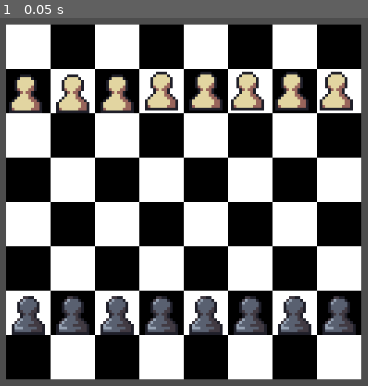
Above: before the commit, frame 1.
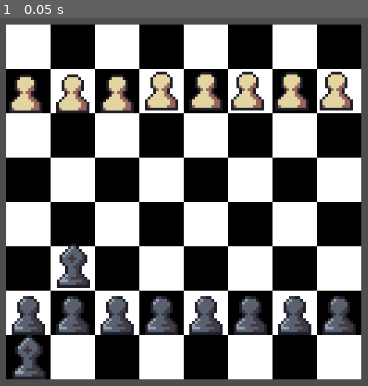
Above: after the commit, the same moment.

Repository: DanuNanu/DeckMate
Game: Godot game, scene res://scenes/deck_mate.tscn
Same seed, same stepped clock (60 frames per second), same inputs: the game is played once before the commit and once after it. Before the commit the project starts from res://deck_mate.tscn.
Inputs:
- Up to frame 1 (0.05 s): no input

The runs differ from the first frame. In frame 1, 1.5% of the frame differs, in the area x 3-25%, y 61-99%.

Commit message:
added abstract bishop scene and black bishop scene

Diff:
--- a/deck_mate.tscn
+++ /dev/null
@@ -1,83 +0,0 @@
-[gd_scene load_steps=5 format=3 uid="uid://c6aqk0ppdhd17"]
-
-[ext_resource type="PackedScene" uid="uid://c7g7o7xku154v" path="res://scenes/tile_map.tscn" id="1_alym6"]
-[ext_resource type="Script" path="res://scripts/board.gd" id="1_i676r"]
-[ext_resource type="PackedScene" uid="uid://bjriwkg1e4yoo" path="res://scenes/white_pawn.tscn" id="3_av32g"]
-[ext_resource type="PackedScene" uid="uid://b7q3nq7ocivfp" path="res://scenes/black_pawn.tscn" id="3_wqiw7"]
-
-[node name="DeckMate" type="Node2D"]
-script = ExtResource("1_i676r")
-
-[node name="TileMap" parent="." instance=ExtResource("1_alym6")]
-position = Vector2(0, -1)
-
-[node name="Camera2D" type="Camera2D" parent="."]
-position = Vector2(65, 65)
-zoom = Vector2(4, 4)
-
-[node name="white_pawn3" parent="." instance=ExtResource("3_av32g")]
-position = Vector2(7, 23)
-position_on_grid = Vector2i(0, 1)
-
-[node name="white_pawn2" parent="." instance=ExtResource("3_av32g")]
-position = Vector2(24, 23)
-position_on_grid = Vector2i(1, 1)
-
-[node name="white_pawn" parent="." instance=ExtResource("3_av32g")]
-position = Vector2(40, 23)
-position_on_grid = Vector2i(2, 1)
-
-[node name="white_pawn4" parent="." instance=ExtResource("3_av32g")]
-position = Vector2(56, 22)
-position_on_grid = Vector2i(3, 1)
-
-[node name="white_pawn5" parent="." instance=ExtResource("3_av32g")]
-position = Vector2(72, 22)
-position_on_grid = Vector2i(4, 1)
-
-[node name="white_pawn6" parent="." instance=ExtResource("3_av32g")]
-position = Vector2(87, 22)
-position_on_grid = Vector2i(5, 1)
-
-[node name="white_pawn8" parent="." instance=ExtResource("3_av32g")]
-position = Vector2(119, 22)
-position_on_grid = Vector2i(7, 1)
-
-[node name="white_pawn7" parent="." instance=ExtResource("3_av32g")]
-position = Vector2(103, 22)
-position_on_grid = Vector2i(6, 1)
-
-[node name="black_pawn7" parent="." instance=ExtResource("3_wqiw7")]
-position = Vector2(120, 103)
-position_on_grid = Vector2i(7, 6)
-
-[node name="black_pawn6" parent="." instance=ExtResource("3_wqiw7")]
-position = Vector2(104, 103)
-position_on_grid = Vector2i(6, 6)
-
-[node name="black_pawn5" parent="." instance=ExtResource("3_wqiw7")]
-position = Vector2(88, 103)
-position_on_grid = Vector2i(5, 6)
-
-[node name="black_pawn4" parent="." instance=ExtResource("3_wqiw7")]
-position = Vector2(72, 103)
-position_on_grid = Vector2i(4, 6)
-
-[node name="black_pawn3" parent="." instance=ExtResource("3_wqiw7")]
-position = Vector2(56, 103)
-position_on_grid = Vector2i(3, 6)
-
-[node name="black_pawn2" parent="." instance=ExtResource("3_wqiw7")]
-position = Vector2(40, 103)
-position_on_grid = Vector2i(2, 6)
-
-[node name="Black_pawn" parent="." instance=ExtResource("3_wqiw7")]
-position = Vector2(8, 103)
-position_on_grid = Vector2i(0, 6)
-
-[node name="black_pawn" parent="." instance=ExtResource("3_wqiw7")]
-position = Vector2(24, 103)
-position_on_grid = Vector2i(1, 6)
-
-[connection signal="ready" from="TileMap" to="." method="_on_tile_map_ready"]
-[connection signal="ready" from="TileMap" to="TileMap" method="_on_ready"]
--- a/project.godot
+++ b/project.godot
@@ -11,7 +11,7 @@
 [application]
 
 config/name="DeckMate"
-run/main_scene="res://deck_mate.tscn"
+run/main_scene="res://scenes/deck_mate.tscn"
 config/features=PackedStringArray("4.3", "Forward Plus")
 config/icon="res://icon.svg"
 
--- /dev/null
+++ b/scenes/abstract_bishop.tscn
@@ -0,0 +1,13 @@
+[gd_scene load_steps=2 format=3 uid="uid://efuhw3jnug8a"]
+
+[ext_resource type="Script" path="res://scripts/abstract_bishop.gd" id="1_3kxc3"]
+
+[node name="abstract_bishop" type="Area2D"]
+script = ExtResource("1_3kxc3")
+
+[node name="Sprite2D" type="Sprite2D" parent="."]
+
+[node name="CollisionShape2D" type="CollisionShape2D" parent="."]
+
+[connection signal="mouse_entered" from="." to="." method="_on_mouse_entered"]
+[connection signal="mouse_exited" from="." to="." method="_on_mouse_exited"]
--- /dev/null
+++ b/scenes/black_bishop.tscn
@@ -0,0 +1,21 @@
+[gd_scene load_steps=5 format=3 uid="uid://cnel8k3lwhp80"]
+
+[ext_resource type="PackedScene" uid="uid://efuhw3jnug8a" path="res://scenes/abstract_bishop.tscn" id="1_1nimr"]
+[ext_resource type="Script" path="res://scripts/black_bishop.gd" id="2_4s3ip"]
+[ext_resource type="Texture2D" uid="uid://l6sbtn523i4b" path="res://assets/BlackPieces.png" id="3_s86b7"]
+
+[sub_resource type="RectangleShape2D" id="RectangleShape2D_nxcfl"]
+size = Vector2(12, 12)
+
+[node name="black_bishop" instance=ExtResource("1_1nimr")]
+script = ExtResource("2_4s3ip")
+
+[node name="Sprite2D" parent="." index="0"]
+texture = ExtResource("3_s86b7")
+region_enabled = true
+region_rect = Rect2(47.8, 0, 16, 16)
+
+[node name="CollisionShape2D" parent="." index="1"]
+shape = SubResource("RectangleShape2D_nxcfl")
+
+[connection signal="input_event" from="." to="." method="_on_input_event"]
--- /dev/null
+++ b/scenes/deck_mate.tscn
@@ -0,0 +1,92 @@
+[gd_scene load_steps=6 format=3 uid="uid://c6aqk0ppdhd17"]
+
+[ext_resource type="Script" path="res://scripts/board.gd" id="1_421dt"]
+[ext_resource type="PackedScene" uid="uid://c7g7o7xku154v" path="res://scenes/tile_map.tscn" id="2_i8235"]
+[ext_resource type="PackedScene" uid="uid://cnel8k3lwhp80" path="res://scenes/black_bishop.tscn" id="3_0261y"]
+[ext_resource type="PackedScene" uid="uid://bjriwkg1e4yoo" path="res://scenes/white_pawn.tscn" id="4_p2n1g"]
+[ext_resource type="PackedScene" uid="uid://b7q3nq7ocivfp" path="res://scenes/black_pawn.tscn" id="5_mot7x"]
+
+[node name="DeckMate" type="Node2D"]
+script = ExtResource("1_421dt")
+
+[node name="TileMap" parent="." instance=ExtResource("2_i8235")]
+position = Vector2(0, -1)
+
+[node name="Camera2D" type="Camera2D" parent="."]
+position = Vector2(65, 65)
+zoom = Vector2(4, 4)
+
+[node name="black_bishop2" parent="." instance=ExtResource("3_0261y")]
+position = Vector2(8, 119)
+position_on_grid = Vector2i(0, 7)
+
+[node name="black_bishop" parent="." instance=ExtResource("3_0261y")]
+position = Vector2(24, 86)
+position_on_grid = Vector2i(1, 5)
+
+[node name="white_pawn3" parent="." instance=ExtResource("4_p2n1g")]
+position = Vector2(7, 23)
+position_on_grid = Vector2i(0, 1)
+
+[node name="white_pawn2" parent="." instance=ExtResource("4_p2n1g")]
+position = Vector2(24, 23)
+position_on_grid = Vector2i(1, 1)
+
+[node name="white_pawn" parent="." instance=ExtResource("4_p2n1g")]
+position = Vector2(40, 23)
+position_on_grid = Vector2i(2, 1)
+
+[node name="white_pawn4" parent="." instance=ExtResource("4_p2n1g")]
+position = Vector2(56, 22)
+position_on_grid = Vector2i(3, 1)
+
+[node name="white_pawn5" parent="." instance=ExtResource("4_p2n1g")]
+position = Vector2(72, 22)
+position_on_grid = Vector2i(4, 1)
+
+[node name="white_pawn6" parent="." instance=ExtResource("4_p2n1g")]
+position = Vector2(87, 22)
+position_on_grid = Vector2i(5, 1)
+
+[node name="white_pawn8" parent="." instance=ExtResource("4_p2n1g")]
+position = Vector2(119, 22)
+position_on_grid = Vector2i(7, 1)
+
+[node name="white_pawn7" parent="." instance=ExtResource("4_p2n1g")]
+position = Vector2(103, 22)
+position_on_grid = Vector2i(6, 1)
+
+[node name="black_pawn7" parent="." instance=ExtResource("5_mot7x")]
+position = Vector2(120, 103)
+position_on_grid = Vector2i(7, 6)
+
+[node name="black_pawn6" parent="." instance=ExtResource("5_mot7x")]
+position = Vector2(104, 103)
+position_on_grid = Vector2i(6, 6)
+
+[node name="black_pawn5" parent="." instance=ExtResource("5_mot7x")]
+position = Vector2(88, 103)
+position_on_grid = Vector2i(5, 6)
+
+[node name="black_pawn4" parent="." instance=ExtResource("5_mot7x")]
+position = Vector2(72, 103)
+position_on_grid = Vector2i(4, 6)
+
+[node name="black_pawn3" parent="." instance=ExtResource("5_mot7x")]
+position = Vector2(56, 103)
+position_on_grid = Vector2i(3, 6)
+
+[node name="black_pawn2" parent="." instance=ExtResource("5_mot7x")]
+position = Vector2(40, 103)
+position_on_grid = Vector2i(2, 6)
+
+[node name="Black_pawn" parent="." instance=ExtResource("5_mot7x")]
+position = Vector2(8, 103)
+position_on_grid = Vector2i(0, 6)
+
+[node name="black_pawn" parent="." instance=ExtResource("5_mot7x")]
+position = Vector2(24, 103)
+position_on_grid = Vector2i(1, 6)
+
+[connection signal="ready" from="TileMap" to="." method="_on_tile_map_ready"]
+[connection signal="ready" from="TileMap" to="TileMap" method="_on_ready"]
--- a/scenes/white_pawn.tscn
+++ b/scenes/white_pawn.tscn
@@ -10,7 +10,7 @@
 @export var position_on_grid = Vector2i.ZERO
 var is_hovered = false
 var just_moved = false
-enum Piece_type {PAWN, ROOK, KNIGHT, BISHOP, QUEEN, KING}
+enum Piece_type {PAWN = 0, ROOK = 1, KNIGHT = 2, BISHOP = 3, QUEEN = 4, KING = 5}
 enum Piece_colour {WHITE = 0, BLACK = -1}
 var piece_type
 var colour
--- /dev/null
+++ b/scripts/abstract_bishop.gd
@@ -0,0 +1,53 @@
+extends Area2D
+
+var is_selected = false
+@export var position_on_grid = Vector2i.ZERO
+var is_hovered = false
+var just_moved = false
+enum Piece_type {PAWN = 0, ROOK = 1, KNIGHT = 2, BISHOP = 3, QUEEN = 4, KING = 5}
+enum Piece_colour {WHITE = 0, BLACK = -1}
+var piece_type
+var colour
+const TILE_SIZE = 16
+@onready var collider: CollisionShape2D = $CollisionShape2D2
+
+
+@onready var tilemap: TileMap = get_parent().get_node("TileMap")
+
+
+func _on_mouse_entered() -> void:
+	is_hovered = true
+
+
+func _on_mouse_exited() -> void:
+	is_hovered = false
+
+func _select()->void:
+	is_selected = true
+
+func _unselect()->void:
+	is_selected = false
+
+func _set_piece_type(type: int):
+	piece_type = type
+
+func _get_piece_type() -> int:
+	return piece_type
+
+#getter for piece colour
+func get_colour()->int:
+	return colour
+
+#setter for piece colour
+func set_colour(color: int):
+	colour = color
+
+#setter for intial position
+func intial_pos_setter(pos: Vector2i) -> void:
+	position_on_grid = pos
+
+func get_pos()->Vector2i:
+	return position_on_grid
+
+func get_collider() -> CollisionShape2D:
+	return collider
--- /dev/null
+++ b/scripts/black_bishop.gd
@@ -0,0 +1,47 @@
+extends "res://scripts/abstract_bishop.gd"
+
+signal piece_selected(Area2D)
+
+func _ready() -> void:
+	piece_type = Piece_type.BISHOP
+	colour = Piece_colour.BLACK
+
+
+func _on_input_event(viewport: Node, event: InputEvent, shape_idx: int) -> void:
+	if just_moved:
+		just_moved = false
+		return
+	if is_hovered and event is InputEventMouseButton:
+		if not is_selected:
+			var mouse_event := event as InputEventMouseButton
+			if mouse_event.button_index== MOUSE_BUTTON_LEFT and mouse_event.pressed:
+				is_selected = true
+				emit_signal("piece_selected", self)
+				print("black bishop selected at tile: ", position_on_grid)
+
+
+func try_move_to(target_tile: Vector2i, tile_pos: Vector2)-> bool:
+	var dx = abs(target_tile.x - position_on_grid.x)
+	var dy = abs(target_tile.y - position_on_grid.y)
+	if is_selected and dx == dy and dx != 0:
+		just_moved = true
+		position_on_grid = target_tile
+		global_position = tile_pos
+		print("Moved black bishop to ", position_on_grid, " (world position: ", global_position, ")")
+		return true
+	else:
+		print("Invalid move")
+		return false
+
+func try_take_over(target_tile: Vector2i, tile_pos: Vector2) -> bool:
+	var dx = abs(target_tile.x - position_on_grid.x)
+	var dy = abs(target_tile.y - position_on_grid.y)
+	if is_selected and dx == dy and dx != 0:
+		just_moved = true
+		position_on_grid = target_tile
+		global_position = tile_pos
+		print("Black Bishop takes over piece at ", position_on_grid, " (world position: ", global_position, ")")
+		return true
+	else:
+		print("Invalid move")
+		return false
--- a/scripts/black_pawn.gd
+++ b/scripts/black_pawn.gd
@@ -4,7 +4,7 @@
 @export var position_on_grid = Vector2i.ZERO
 var is_hovered = false
 var just_moved = false
-enum Piece_type {PAWN, ROOK, KNIGHT, BISHOP, QUEEN, KING}
+enum Piece_type {PAWN = 0, ROOK = 1, KNIGHT = 2, BISHOP = 3, QUEEN = 4, KING = 5}
 enum Piece_colour {WHITE = 0, BLACK = -1}
 var piece_type
 var colour
--- a/scripts/board.gd
+++ b/scripts/board.gd
@@ -25,7 +25,11 @@
 			elif occupied[grid_pos].get_colour() != selected_piece.get_colour():
 				var grid2 = Vector2i(grid_pos.x, grid_pos.y)
 				var prevous_pos = selected_piece.get_pos()
-				var checker = selected_piece.try_pawn_take_over(grid2, tilemap.map_to_local(grid2))
+				var checker
+				if (selected_piece._get_piece_type() == 0):
+					checker = selected_piece.try_pawn_take_over(grid2, tilemap.map_to_local(grid2))
+				else:
+					checker = selected_piece.try_take_over(grid2, tilemap.map_to_local(grid2))
 				selected_piece._unselect()
 				if checker:
 					var old_piece = occupied[grid_pos]
Not shown, changed: .DS_Store
